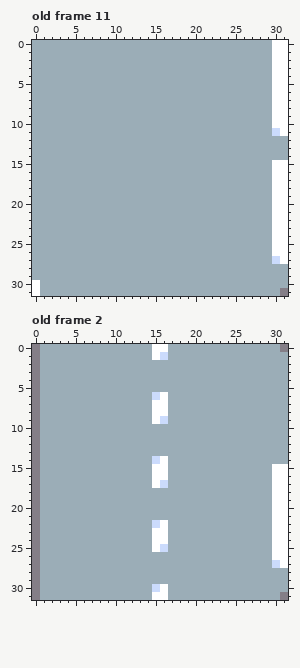
One commit to this pixel-art file: asset/street.aseprite. The picture above was drawn from the file before the commit.
32x32 pixels, 11 frames. Shown: old frame 11, old frame 2. The commit also changed other frames, which this record leaves out.
The same view after the edit:
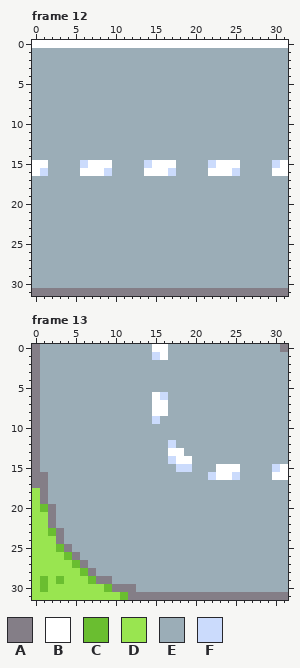
Palette (. is transparent): A #847e87  B #ffffff  C #6abe30  D #99e550  E #9badb7  F #cbdbfc
A new or re-ordered frame is compared with the old frame closest to it.
What changed:
frames 11 -> 25
--- frame 12 is new; against old frame 11
@@ x 0..31 @@
- 0 EEEEEEEEEEEEEEEEEEEEEEEEEEEEEEBB
- 1 EEEEEEEEEEEEEEEEEEEEEEEEEEEEEEBB
- 2 EEEEEEEEEEEEEEEEEEEEEEEEEEEEEEBB
- 3 EEEEEEEEEEEEEEEEEEEEEEEEEEEEEEBB
- 4 EEEEEEEEEEEEEEEEEEEEEEEEEEEEEEBB
- 5 EEEEEEEEEEEEEEEEEEEEEEEEEEEEEEBB
- 6 EEEEEEEEEEEEEEEEEEEEEEEEEEEEEEBB
- 7 EEEEEEEEEEEEEEEEEEEEEEEEEEEEEEBB
- 8 EEEEEEEEEEEEEEEEEEEEEEEEEEEEEEBB
- 9 EEEEEEEEEEEEEEEEEEEEEEEEEEEEEEBB
-10 EEEEEEEEEEEEEEEEEEEEEEEEEEEEEEBB
-11 EEEEEEEEEEEEEEEEEEEEEEEEEEEEEEFB
+ 0 BBBBBBBBBBBBBBBBBBBBBBBBBBBBBBBB
+ 1 EEEEEEEEEEEEEEEEEEEEEEEEEEEEEEEE
+ 2 EEEEEEEEEEEEEEEEEEEEEEEEEEEEEEEE
+ 3 EEEEEEEEEEEEEEEEEEEEEEEEEEEEEEEE
+ 4 EEEEEEEEEEEEEEEEEEEEEEEEEEEEEEEE
+ 5 EEEEEEEEEEEEEEEEEEEEEEEEEEEEEEEE
+ 6 EEEEEEEEEEEEEEEEEEEEEEEEEEEEEEEE
+ 7 EEEEEEEEEEEEEEEEEEEEEEEEEEEEEEEE
+ 8 EEEEEEEEEEEEEEEEEEEEEEEEEEEEEEEE
+ 9 EEEEEEEEEEEEEEEEEEEEEEEEEEEEEEEE
+10 EEEEEEEEEEEEEEEEEEEEEEEEEEEEEEEE
+11 EEEEEEEEEEEEEEEEEEEEEEEEEEEEEEEE
 12 EEEEEEEEEEEEEEEEEEEEEEEEEEEEEEEE
@@ x 0..31 @@
 14 EEEEEEEEEEEEEEEEEEEEEEEEEEEEEEEE
-15 EEEEEEEEEEEEEEEEEEEEEEEEEEEEEEBB
-16 EEEEEEEEEEEEEEEEEEEEEEEEEEEEEEBB
-17 EEEEEEEEEEEEEEEEEEEEEEEEEEEEEEBB
-18 EEEEEEEEEEEEEEEEEEEEEEEEEEEEEEBB
-19 EEEEEEEEEEEEEEEEEEEEEEEEEEEEEEBB
-20 EEEEEEEEEEEEEEEEEEEEEEEEEEEEEEBB
-21 EEEEEEEEEEEEEEEEEEEEEEEEEEEEEEBB
-22 EEEEEEEEEEEEEEEEEEEEEEEEEEEEEEBB
-23 EEEEEEEEEEEEEEEEEEEEEEEEEEEEEEBB
-24 EEEEEEEEEEEEEEEEEEEEEEEEEEEEEEBB
-25 EEEEEEEEEEEEEEEEEEEEEEEEEEEEEEBB
-26 EEEEEEEEEEEEEEEEEEEEEEEEEEEEEEBB
-27 EEEEEEEEEEEEEEEEEEEEEEEEEEEEEEFB
+15 BBEEEEFBBBEEEEFBBBEEEEFBBBEEEEFB
+16 BFEEEEBBBFEEEEBBBFEEEEBBBFEEEEBB
+17 EEEEEEEEEEEEEEEEEEEEEEEEEEEEEEEE
+18 EEEEEEEEEEEEEEEEEEEEEEEEEEEEEEEE
+19 EEEEEEEEEEEEEEEEEEEEEEEEEEEEEEEE
+20 EEEEEEEEEEEEEEEEEEEEEEEEEEEEEEEE
+21 EEEEEEEEEEEEEEEEEEEEEEEEEEEEEEEE
+22 EEEEEEEEEEEEEEEEEEEEEEEEEEEEEEEE
+23 EEEEEEEEEEEEEEEEEEEEEEEEEEEEEEEE
+24 EEEEEEEEEEEEEEEEEEEEEEEEEEEEEEEE
+25 EEEEEEEEEEEEEEEEEEEEEEEEEEEEEEEE
+26 EEEEEEEEEEEEEEEEEEEEEEEEEEEEEEEE
+27 EEEEEEEEEEEEEEEEEEEEEEEEEEEEEEEE
 28 EEEEEEEEEEEEEEEEEEEEEEEEEEEEEEEE
 29 EEEEEEEEEEEEEEEEEEEEEEEEEEEEEEEE
-30 BEEEEEEEEEEEEEEEEEEEEEEEEEEEEEEE
-31 BEEEEEEEEEEEEEEEEEEEEEEEEEEEEEEA
+30 EEEEEEEEEEEEEEEEEEEEEEEEEEEEEEEE
+31 AAAAAAAAAAAAAAAAAAAAAAAAAAAAAAAA
--- frame 13 is new; against old frame 2
@@ x 13..18 @@
  0 EEBBEE
- 1 EEBFEE
+ 1 EEFBEE
  2 EEEEEE
@@ x 0..31 @@
  5 AEEEEEEEEEEEEEEEEEEEEEEEEEEEEEEE
- 6 AEEEEEEEEEEEEEEFBEEEEEEEEEEEEEEE
+ 6 AEEEEEEEEEEEEEEBFEEEEEEEEEEEEEEE
  7 AEEEEEEEEEEEEEEBBEEEEEEEEEEEEEEE
  8 AEEEEEEEEEEEEEEBBEEEEEEEEEEEEEEE
- 9 AEEEEEEEEEEEEEEBFEEEEEEEEEEEEEEE
+ 9 AEEEEEEEEEEEEEEFEEEEEEEEEEEEEEEE
 10 AEEEEEEEEEEEEEEEEEEEEEEEEEEEEEEE
 11 AEEEEEEEEEEEEEEEEEEEEEEEEEEEEEEE
-12 AEEEEEEEEEEEEEEEEEEEEEEEEEEEEEEE
-13 AEEEEEEEEEEEEEEEEEEEEEEEEEEEEEEE
-14 AEEEEEEEEEEEEEEFBEEEEEEEEEEEEEEE
-15 AEEEEEEEEEEEEEEBBEEEEEEEEEEEEEBB
-16 AEEEEEEEEEEEEEEBBEEEEEEEEEEEEEBB
-17 AEEEEEEEEEEEEEEBFEEEEEEEEEEEEEBB
-18 AEEEEEEEEEEEEEEEEEEEEEEEEEEEEEBB
-19 AEEEEEEEEEEEEEEEEEEEEEEEEEEEEEBB
-20 AEEEEEEEEEEEEEEEEEEEEEEEEEEEEEBB
-21 AEEEEEEEEEEEEEEEEEEEEEEEEEEEEEBB
-22 AEEEEEEEEEEEEEEFBEEEEEEEEEEEEEBB
-23 AEEEEEEEEEEEEEEBBEEEEEEEEEEEEEBB
-24 AEEEEEEEEEEEEEEBBEEEEEEEEEEEEEBB
-25 AEEEEEEEEEEEEEEBFEEEEEEEEEEEEEBB
-26 AEEEEEEEEEEEEEEEEEEEEEEEEEEEEEBB
-27 AEEEEEEEEEEEEEEEEEEEEEEEEEEEEEFB
-28 AEEEEEEEEEEEEEEEEEEEEEEEEEEEEEEE
-29 AEEEEEEEEEEEEEEEEEEEEEEEEEEEEEEE
-30 AEEEEEEEEEEEEEEFBEEEEEEEEEEEEEEE
-31 AEEEEEEEEEEEEEEBBEEEEEEEEEEEEEEA
+12 AEEEEEEEEEEEEEEEEFEEEEEEEEEEEEEE
+13 AEEEEEEEEEEEEEEEEBBEEEEEEEEEEEEE
+14 AEEEEEEEEEEEEEEEEFBBEEEEEEEEEEEE
+15 AEEEEEEEEEEEEEEEEEFFEEEBBBEEEEFB
+16 AAEEEEEEEEEEEEEEEEEEEEFBBFEEEEBB
+17 AAEEEEEEEEEEEEEEEEEEEEEEEEEEEEEE
+18 DAEEEEEEEEEEEEEEEEEEEEEEEEEEEEEE
+19 DAEEEEEEEEEEEEEEEEEEEEEEEEEEEEEE
+20 DCAEEEEEEEEEEEEEEEEEEEEEEEEEEEEE
+21 DDAEEEEEEEEEEEEEEEEEEEEEEEEEEEEE
+22 DDAEEEEEEEEEEEEEEEEEEEEEEEEEEEEE
+23 DDCAEEEEEEEEEEEEEEEEEEEEEEEEEEEE
+24 DDDAEEEEEEEEEEEEEEEEEEEEEEEEEEEE
+25 DDDCAEEEEEEEEEEEEEEEEEEEEEEEEEEE
+26 DDDDCAEEEEEEEEEEEEEEEEEEEEEEEEEE
+27 DDDDDCAEEEEEEEEEEEEEEEEEEEEEEEEE
+28 DDDDDDCAEEEEEEEEEEEEEEEEEEEEEEEE
+29 DCDCDDDCAAEEEEEEEEEEEEEEEEEEEEEE
+30 DCDDDDDDDCAAAEEEEEEEEEEEEEEEEEEE
+31 DDDDDDDDDDDCAAAAAAAAAAAAAAAAAAAA
Pixel boxes of the changes (left, top, right, bottom) in both pictures:
changed: (32, 40, 288, 136)
changed: (32, 160, 288, 296)
changed: (152, 352, 168, 360)
changed: (32, 392, 288, 600)
